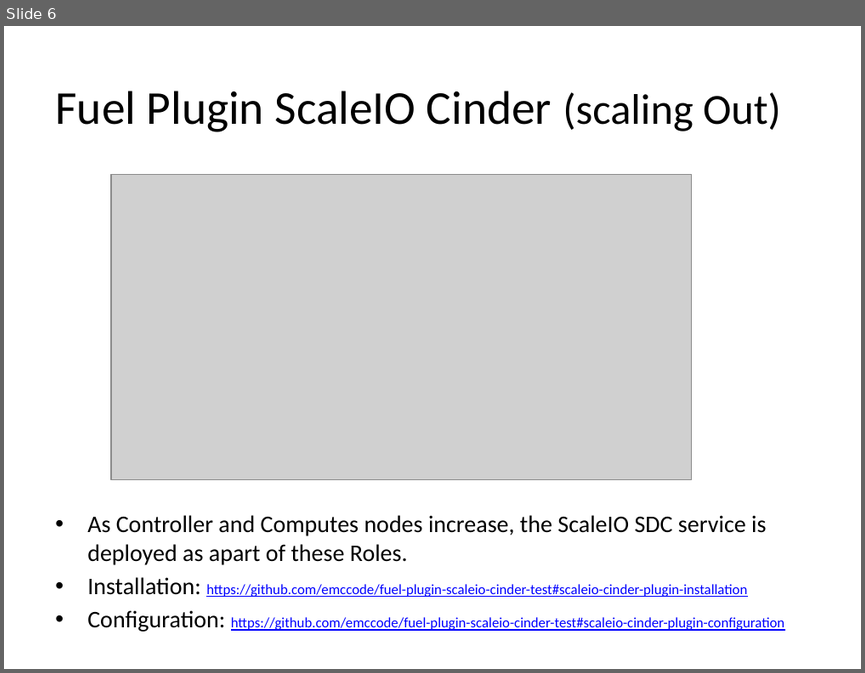
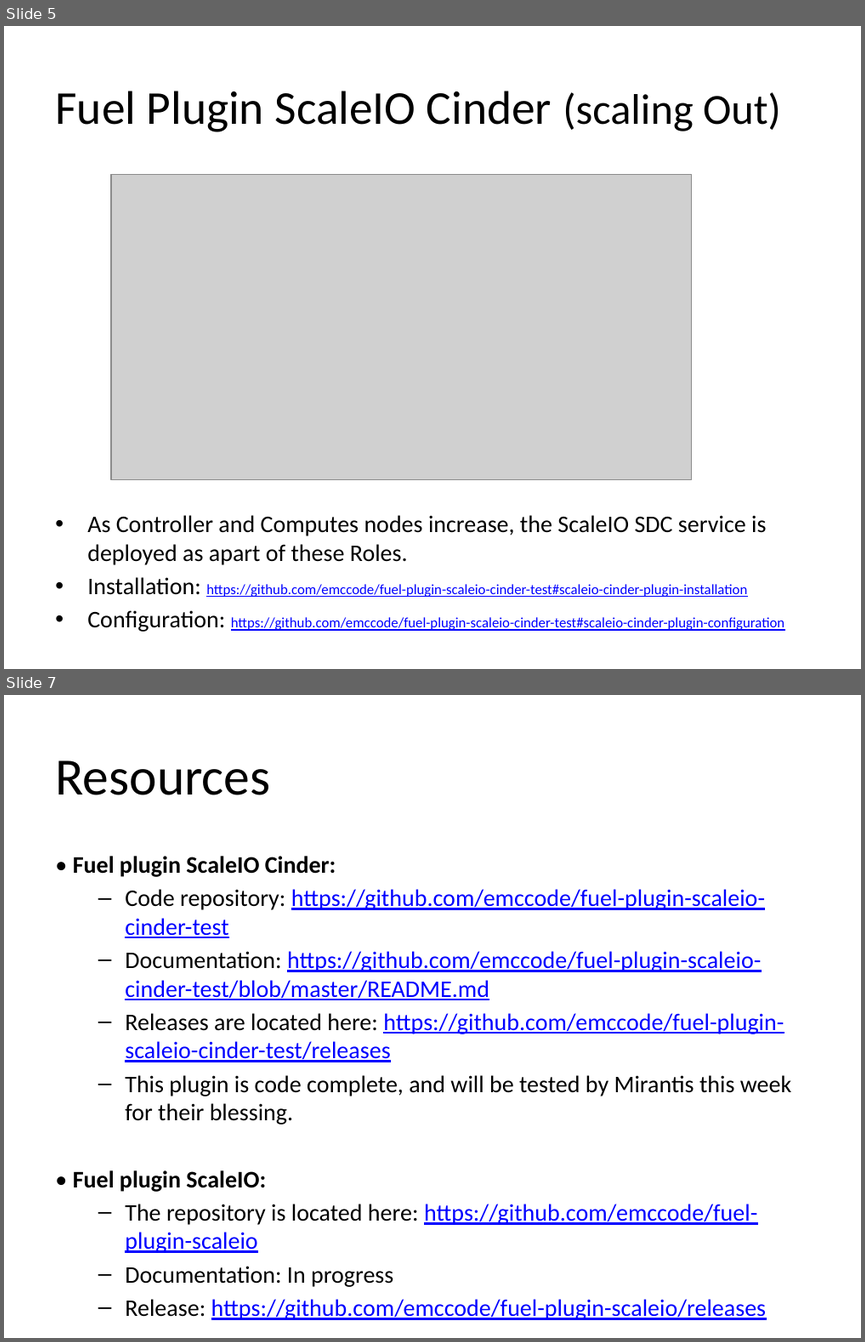
Before and after one commit to msalem2/fuel-plugin-scaleio-1, a slide deck: Documentation/OS-Deployment-with-existing-ScaleIO/Fuel Plugins for ScaleIO.pptx. Shown one above the other, each under a label of ours: slide 6 before the commit, slides 5 and 7 after it; the slides between them are not shown. The pictures are 865x673 and 865x1342 pixels, drawn with LibreOffice and Linux fonts; fonts in the diff are those of the drawing; grey boxes stand for pictures. Boxes give left, top, right and bottom in pixels: in the first picture for what was removed or moved away, otherwise in the second. Text is boxed around its words. In the diff, an @@ line names an element or a change of style, - is before the commit and + after.

```diff
--- a/Documentation/OS-Deployment-with-existing-ScaleIO/Fuel Plugins for ScaleIO.pptx
+++ b/Documentation/OS-Deployment-with-existing-ScaleIO/Fuel Plugins for ScaleIO.pptx
@@ slide 7 added at (4, 695, 861, 1338), background #FFFFFF @@
@@ title added at (55, 760, 270, 795), 44 pt, text #000000 @@
+Resources
@@ text added at (73, 856, 791, 1320), 20 pt, text #0000FF, underline @@
+• Fuel plugin ScaleIO Cinder:
+  – Code repository: https://github.com/emccode/fuel-plugin-scaleio-cinder-test
+  – Documentation: https://github.com/emccode/fuel-plugin-scaleio-cinder-test/blob/master/README.md
+  – Releases are located here: https://github.com/emccode/fuel-plugin-scaleio-cinder-test/releases
+  – This plugin is code complete, and will be tested by Mirantis this week for their blessing.
+• Fuel plugin ScaleIO:
+  – The repository is located here: https://github.com/emccode/fuel-plugin-scaleio
+  – Documentation: In progress
+  – Release: https://github.com/emccode/fuel-plugin-scaleio/releases
@@ what was slide 6 is now slide 5 @@
```
Also in this commit, not shown: 1 slide changed, 1 other slide added, 2 slides removed.
